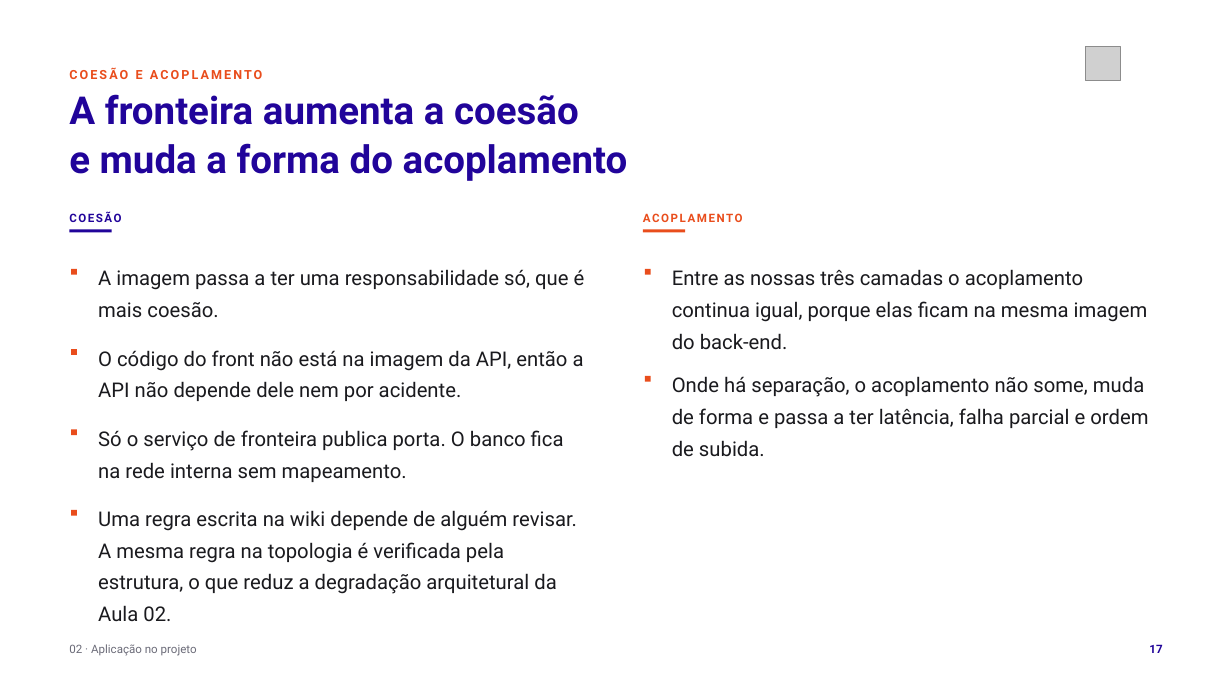
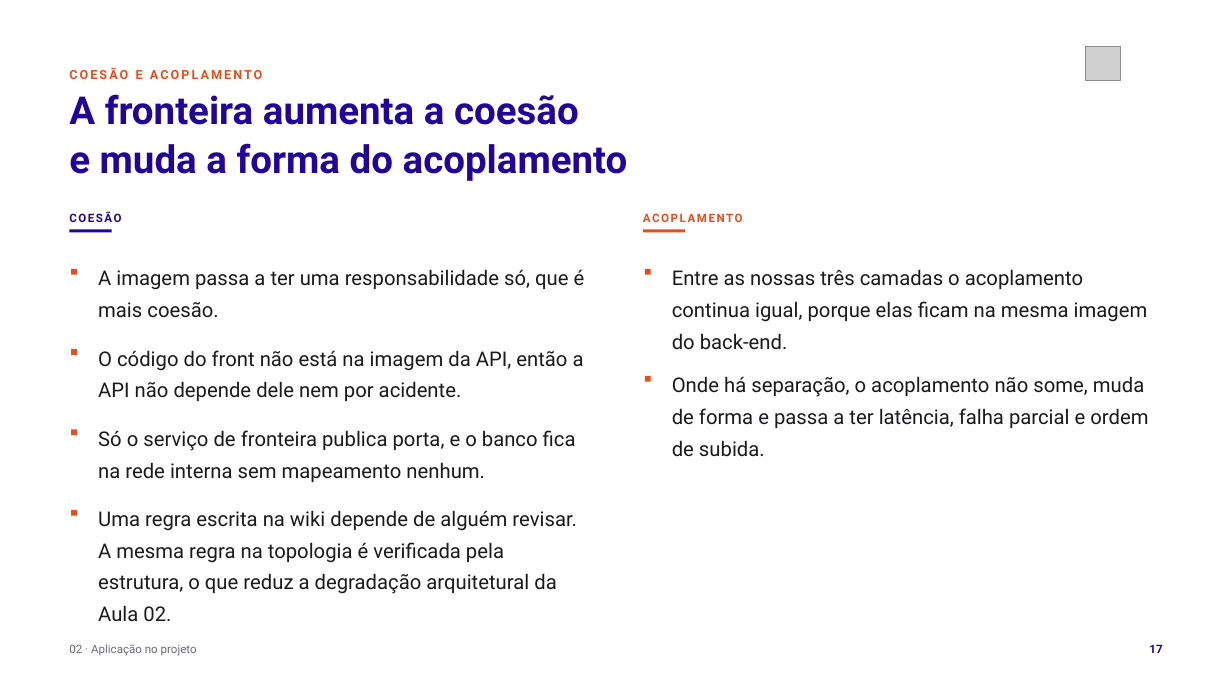
Before and after one commit to tcpassos/invite-app, a slide deck: slide 17 of trabalhos/T1-Docker-Invite-People.pptx. Drawn at 1232x693 pixels with LibreOffice and Linux fonts; fonts in the diff are those of the drawing; grey boxes stand for pictures. Boxes give left, top, right and bottom in pixels: in the first picture for what was removed or moved away, otherwise in the second. Text is boxed around its words. In the diff, an @@ line names an element or a change of style, - is before the commit and + after.

```diff
--- a/trabalhos/T1-Docker-Invite-People.pptx
+++ b/trabalhos/T1-Docker-Invite-People.pptx
@@ text at (98,430,576,482): text changed @@
-Só o serviço de fronteira publica porta. O banco fica na rede interna sem mapeamento.
+Só o serviço de fronteira publica porta, e o banco fica na rede interna sem mapeamento nenhum.
```
Also in this commit, not shown: 8 other slides changed, 11 other files.
